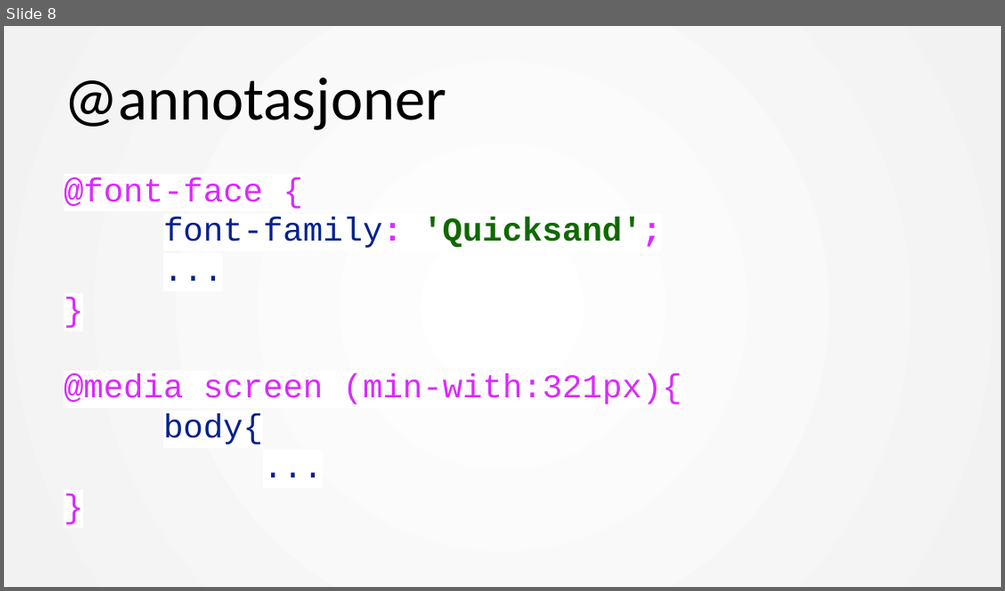
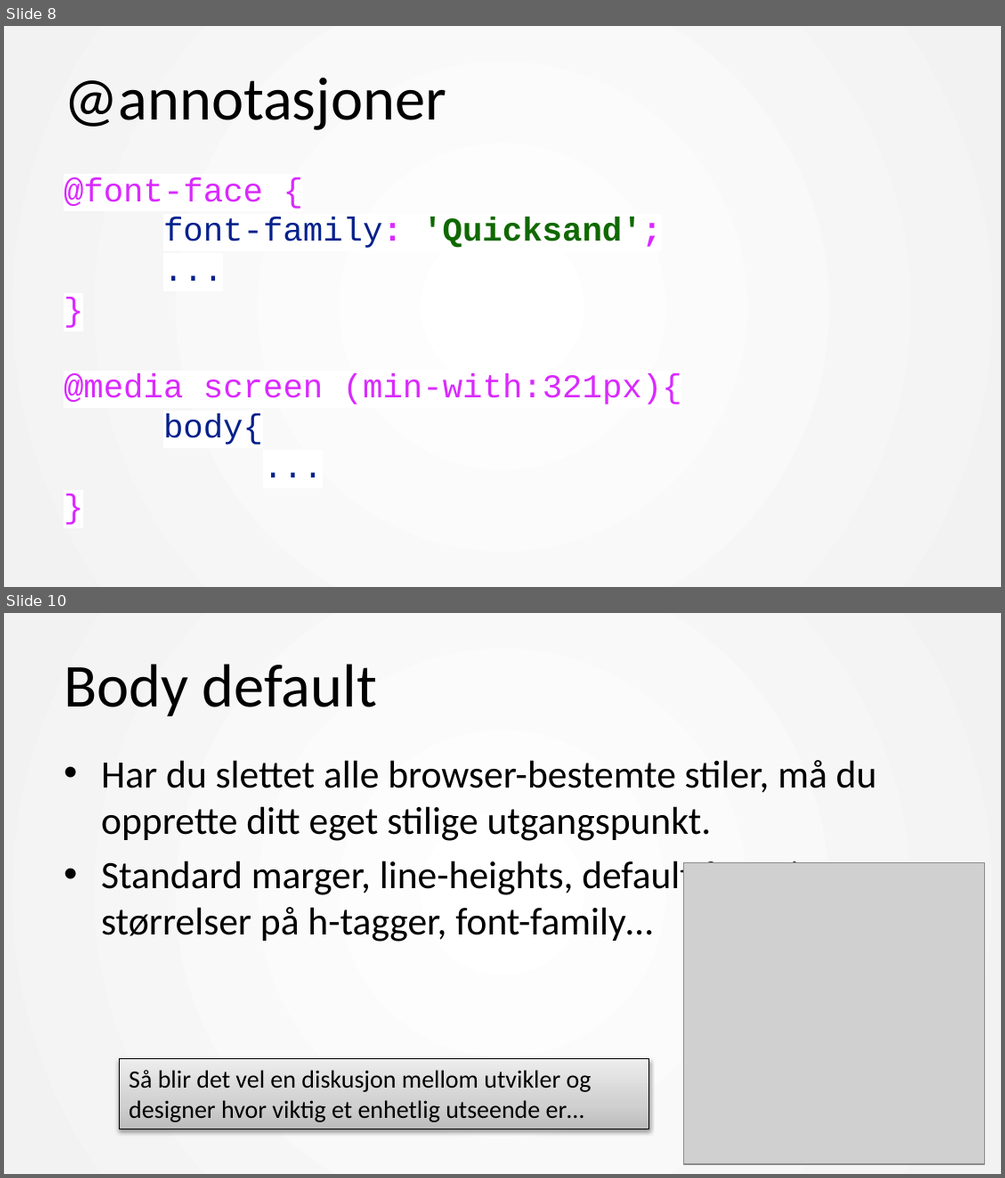
Before and after one commit to mesan/css-kurs, a slide deck: Foiler/1. CSS basic.pptx. Shown one above the other, each under a label of ours: slide 8 before the commit, slides 8 and 10 after it; the slides between them are not shown. The pictures are 1005x591 and 1005x1178 pixels, drawn with LibreOffice and Linux fonts; fonts in the diff are those of the drawing; grey boxes stand for pictures. Boxes give left, top, right and bottom in pixels: in the first picture for what was removed or moved away, otherwise in the second. Text is boxed around its words. In the diff, an @@ line names an element or a change of style, - is before the commit and + after.

```diff
--- a/Foiler/1. CSS basic.pptx
+++ b/Foiler/1. CSS basic.pptx
@@ slide 10 added at [4, 613, 1001, 1174], background #FFFFFF; not listed: 1 template element that a slide beside it also shows @@
@@ title added at [64, 664, 377, 716], 44 pt, text #000000 @@
+Body default
@@ text added at [101, 760, 877, 941], 28 pt, text #000000 @@
+• Har du slettet alle browser-bestemte stiler, må du opprette ditt eget stilige utgangspunkt.
+• Standard marger, line-heights, default font size, størrelser på h-tagger, font-family…
@@ picture added at [684, 863, 985, 1164] @@
@@ rectangle added at [119, 1059, 649, 1129], fill gradient #BDBDBD to #D1D1D1 to #EEEEEE, outline #000000 0.75 pt, 18 pt, text #000000 @@
+Så blir det vel en diskusjon mellom utvikler og designer hvor viktig et enhetlig utseende er…
```
Also in this commit, not shown: 11 slides changed, 11 other slides added, 7 slides removed, 4 other files.
